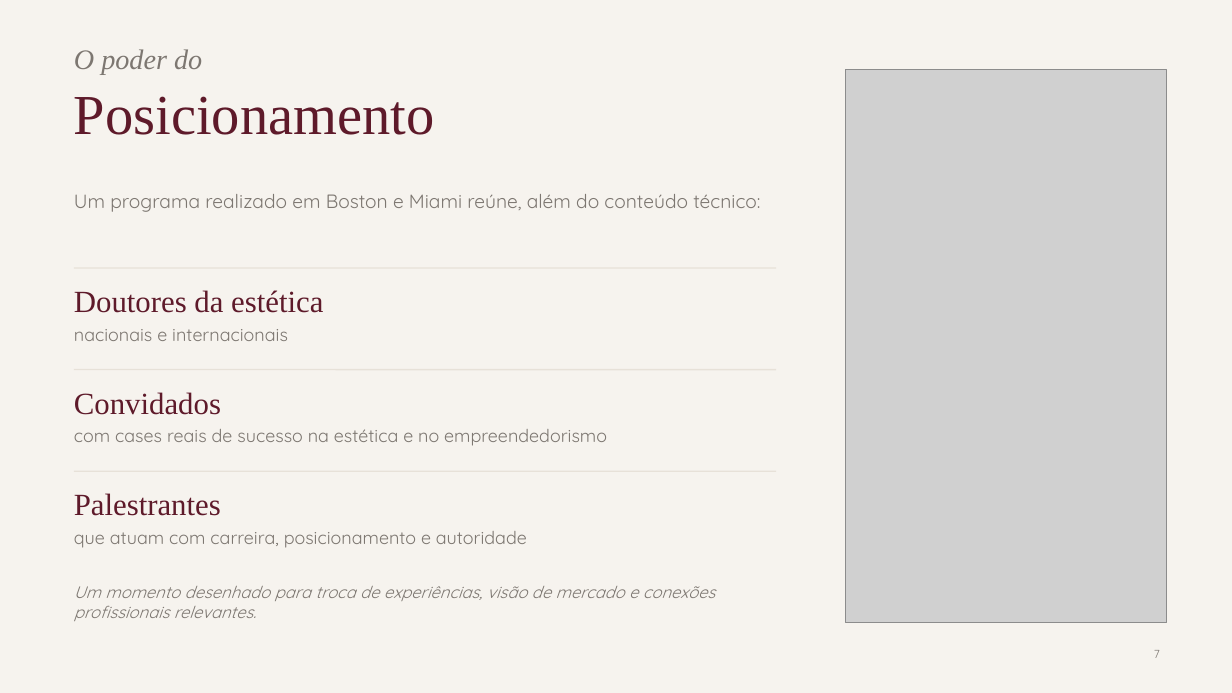
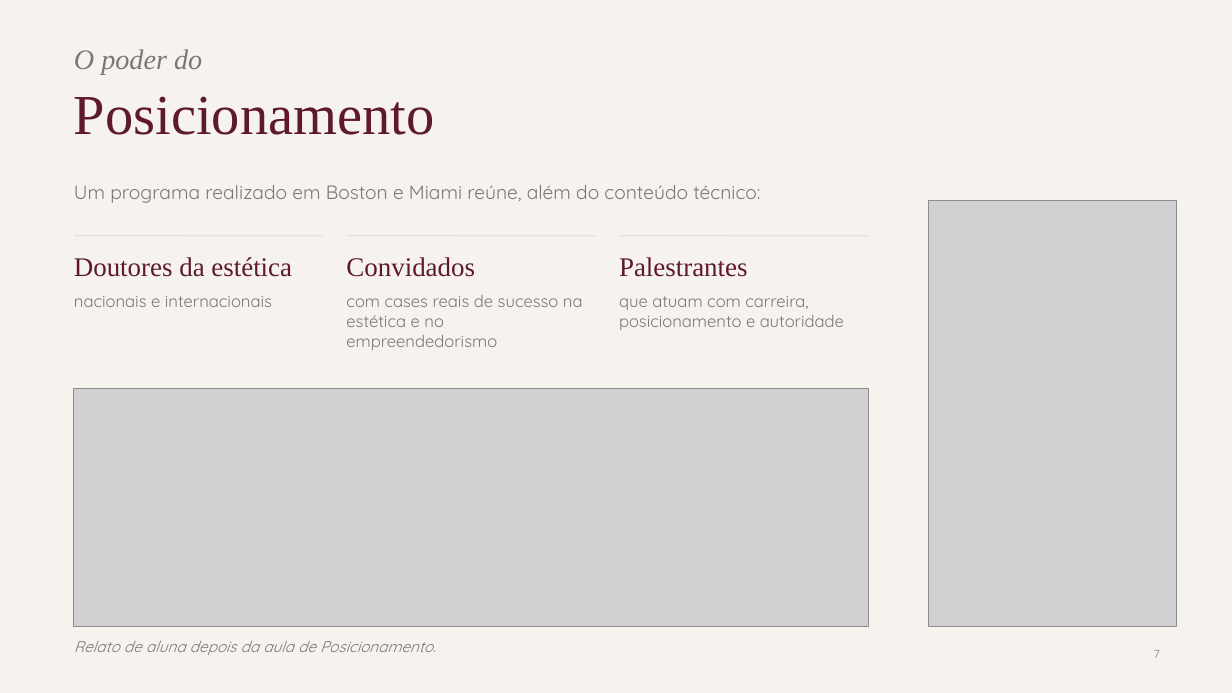
Before and after one commit to humbertovecchi/vecchi, a slide deck: slide 7 of entregas/Formacao-Internacional-Etapa-Miami.pptx. Drawn at 1232x693 pixels with LibreOffice and Linux fonts; fonts in the diff are those of the drawing; grey boxes stand for pictures. Boxes give left, top, right and bottom in pixels: in the first picture for what was removed or moved away, otherwise in the second. Text is boxed around its words. In the diff, an @@ line names an element or a change of style, - is before the commit and + after.

```diff
--- a/entregas/Formacao-Internacional-Etapa-Miami.pptx
+++ b/entregas/Formacao-Internacional-Etapa-Miami.pptx
@@ text "Um programa realizado em Boston ...": place and size @@
-text "Um programa realizado em Boston ..." at (74, 194, 760, 212)
+text "Um programa realizado em Boston ..." at (74, 185, 760, 203)
@@ picture: place and size @@
-picture at (846, 69, 1167, 623)
+picture at (929, 201, 1177, 627)
@@ line moved from (74, 268) - (776, 268) to (74, 236) - (323, 236) @@
@@ line moved from (74, 370) - (776, 370) to (347, 236) - (596, 236) @@
@@ line moved from (74, 471) - (776, 471) to (619, 236) - (869, 236) @@
@@ text "Doutores da estética": place and size @@
-text "Doutores da estética" at (74, 290, 323, 313)
+text "Doutores da estética" at (74, 257, 292, 277)
@@ text "Convidados": place and size @@
-text "Convidados" at (74, 392, 221, 415)
+text "Convidados" at (346, 257, 475, 277)
@@ size 24 to 21 pt in 3 elements at (74, 257, 292, 277), (346, 257, 475, 277), (619, 257, 748, 277) @@
@@ text "Palestrantes": place and size @@
-text "Palestrantes" at (74, 493, 221, 516)
+text "Palestrantes" at (619, 257, 748, 277)
@@ text "nacionais e internacionais": place and size @@
-text "nacionais e internacionais" at (74, 329, 288, 341)
+text "nacionais e internacionais" at (74, 296, 272, 307)
@@ text "com cases reais de sucesso ...": place and size @@
-text "com cases reais de sucesso ..." at (74, 429, 607, 446)
+text "com cases reais de sucesso ..." at (346, 295, 583, 350)
@@ size 14 to 13 pt in 3 elements at (74, 296, 272, 307), (346, 295, 583, 350), (619, 296, 844, 330) @@
@@ text "que atuam com carreira, posicionamento ...": place and size @@
-text "que atuam com carreira, posicionamento ..." at (74, 531, 527, 548)
+text "que atuam com carreira, posicionamento ..." at (619, 296, 844, 330)
@@ picture added at (74, 388, 869, 627) @@
@@ text removed at (74, 586, 715, 621) @@
-Um momento desenhado para troca de experiências, visão de mercado e conexões profissionais relevantes.
@@ text added at (74, 641, 436, 655), 12 pt, text #7D7771, italic @@
+Relato de aluna depois da aula de Posicionamento.
```
Also in this commit, not shown: 1 slide removed, 4 other files.
